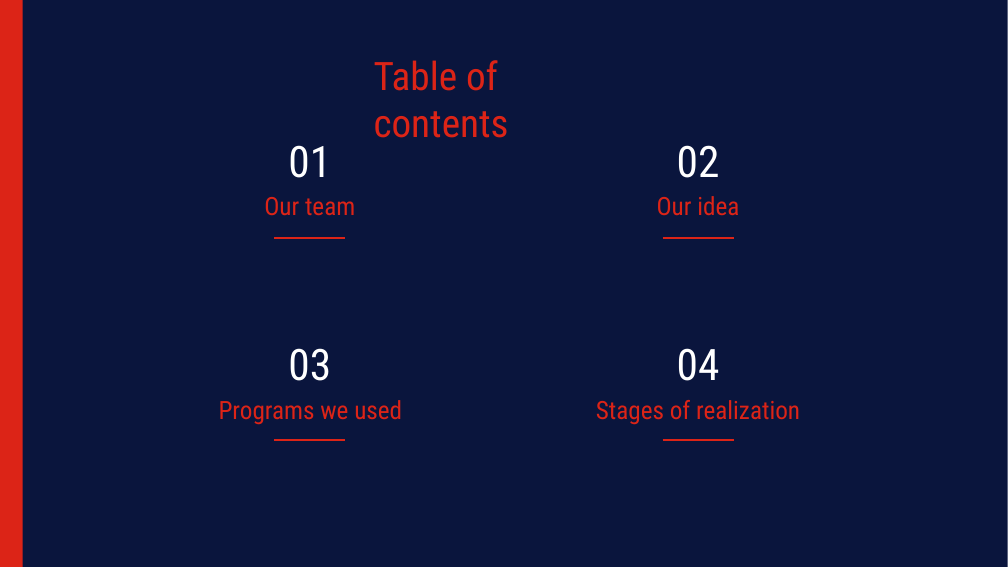
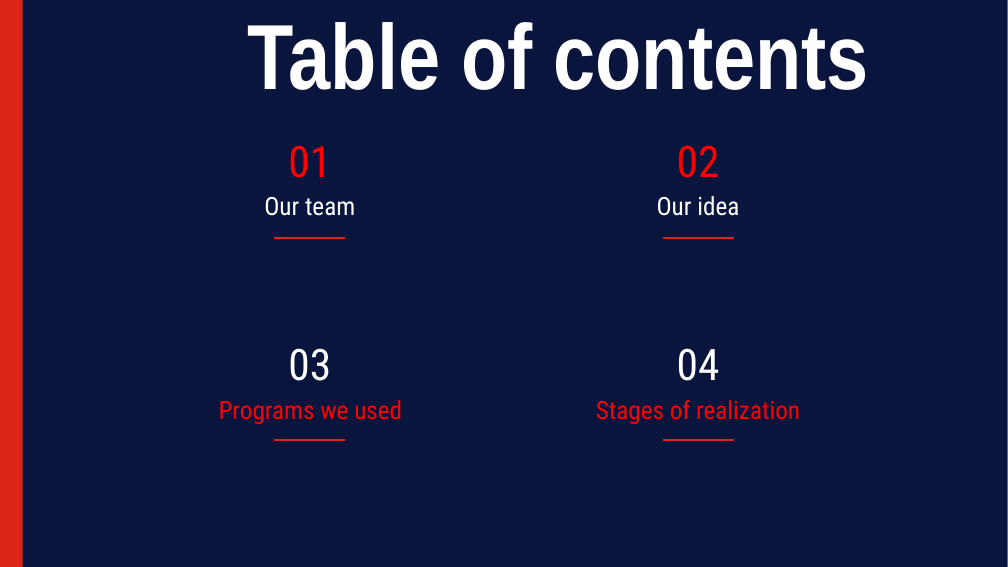
Before and after one commit to codingburgas/2223-9th-grade-sprint-math-games-bargain, a slide deck: slide 2 of Presentation.pptx. Drawn at 1008x567 pixels with LibreOffice and Linux fonts; fonts in the diff are those of the drawing. Boxes give left, top, right and bottom in pixels: in the first picture for what was removed or moved away, otherwise in the second. Text is boxed around its words. In the diff, an @@ line names an element or a change of style, - is before the commit and + after.

Commit message:
Change style of documentation

```diff
--- a/Presentation.pptx
+++ b/Presentation.pptx
@@ text "Table of contents" moved from (x1=374, y1=60, x2=509, y2=138) to (x1=248, y1=22, x2=869, y2=90) @@
@@ text "Table of contents" at (x1=248, y1=22, x2=869, y2=90): size 28 to 66 pt, font Roboto Condensed to Arial Narrow, text colour #DC2417 to #FFFFFF, bold on @@
@@ title "01" at (x1=288, y1=145, x2=331, y2=178): text colour #FFFFFF to #FF0000 @@
@@ title "02" at (x1=677, y1=145, x2=720, y2=178): text colour #FFFFFF to #FF0000 @@
@@ title "Our team" at (x1=264, y1=197, x2=355, y2=216): text colour #DC2417 to #FFFFFF @@
@@ title "Our idea" at (x1=657, y1=196, x2=739, y2=216): text colour #DC2417 to #FFFFFF @@
@@ title "Programs we used" at (x1=219, y1=400, x2=402, y2=425): text colour #DC2417 to #FF0000 @@
@@ title "Stages of realization" at (x1=596, y1=400, x2=800, y2=425): text colour #DC2417 to #FF0000 @@
```
Also in this commit, not shown: 7 other slides changed.
